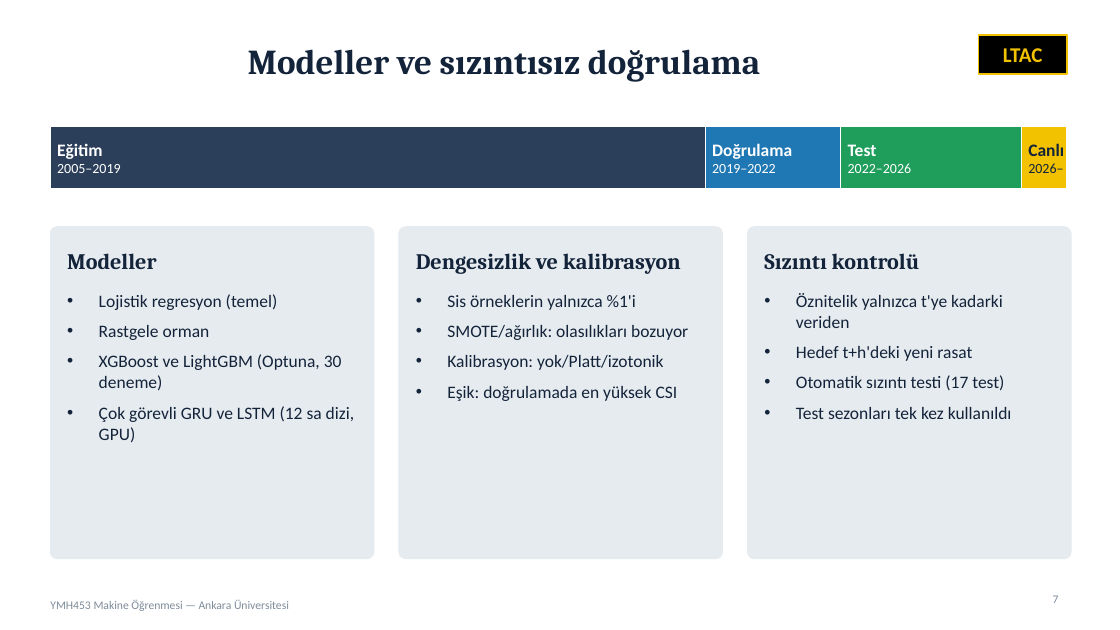
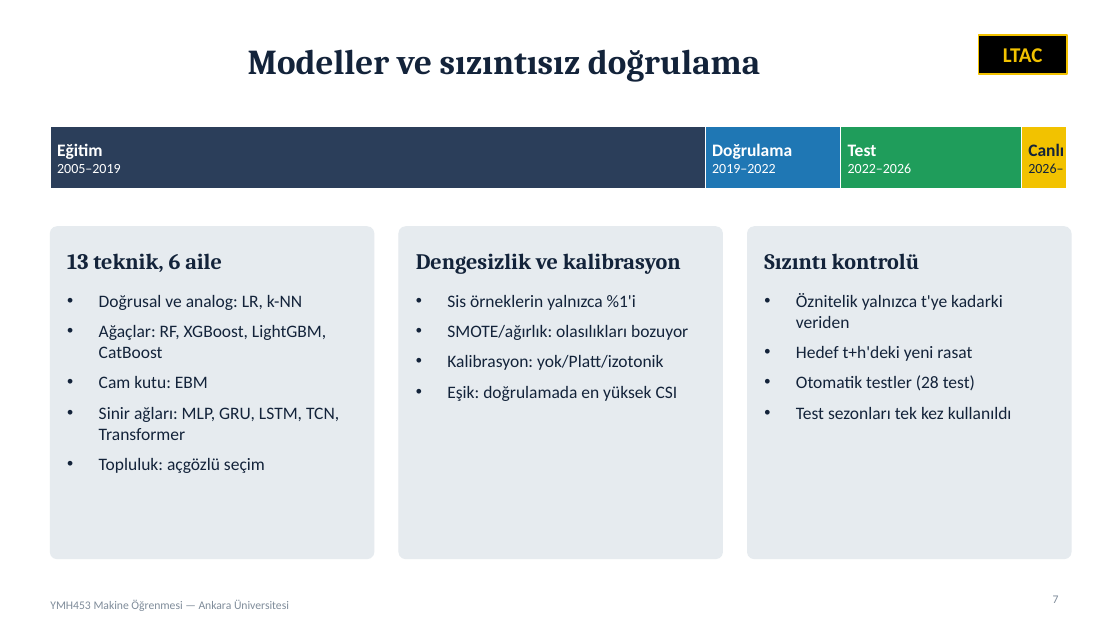
Before and after one commit to AtaSakik/esenboga-fog-nowcasting, a slide deck: slide 7 of presentation/Esenboga_Sunum_TR.pptx. Drawn at 1120x630 pixels with LibreOffice and Linux fonts; fonts in the diff are those of the drawing. Boxes give left, top, right and bottom in pixels: in the first picture for what was removed or moved away, otherwise in the second. Text is boxed around its words. In the diff, an @@ line names an element or a change of style, - is before the commit and + after.

Commit message:
Update the presentations with the benchmark of thirteen techniques
Add a benchmark slide, list the thirteen techniques, refresh the results, TREND,
onset, ILS and conclusion slides, and state that the analog forecast is the one
technique not significantly better than persistence at 1 h (papers and README too).

```diff
--- a/presentation/Esenboga_Sunum_TR.pptx
+++ b/presentation/Esenboga_Sunum_TR.pptx
@@ text at [67,253,222,272]: text changed @@
-Modeller
+13 teknik, 6 aile
@@ text at [99,295,339,473]: text changed @@
-• Lojistik regresyon (temel)
-• Rastgele orman
-• XGBoost ve LightGBM (Optuna, 30 deneme)
-• Çok görevli GRU ve LSTM (12 sa dizi, GPU)
+• Doğrusal ve analog: LR, k-NN
+• Ağaçlar: RF, XGBoost, LightGBM, CatBoost
+• Cam kutu: EBM
+• Sinir ağları: MLP, GRU, LSTM, TCN, Transformer
+• Topluluk: açgözlü seçim
@@ text at [796,375,975,391]: text changed @@
-• Otomatik sızıntı testi (17 test)
+• Otomatik testler (28 test)
```
Also in this commit, not shown: 6 other slides changed, 1 slide added, 9 other files.
